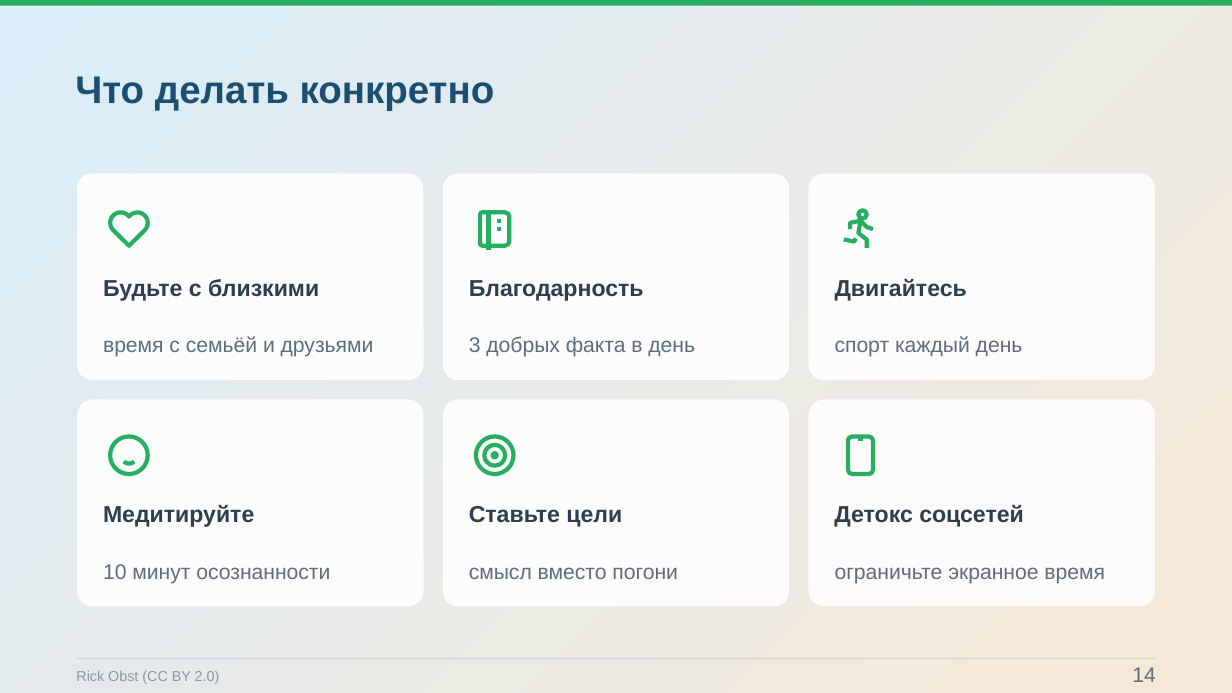
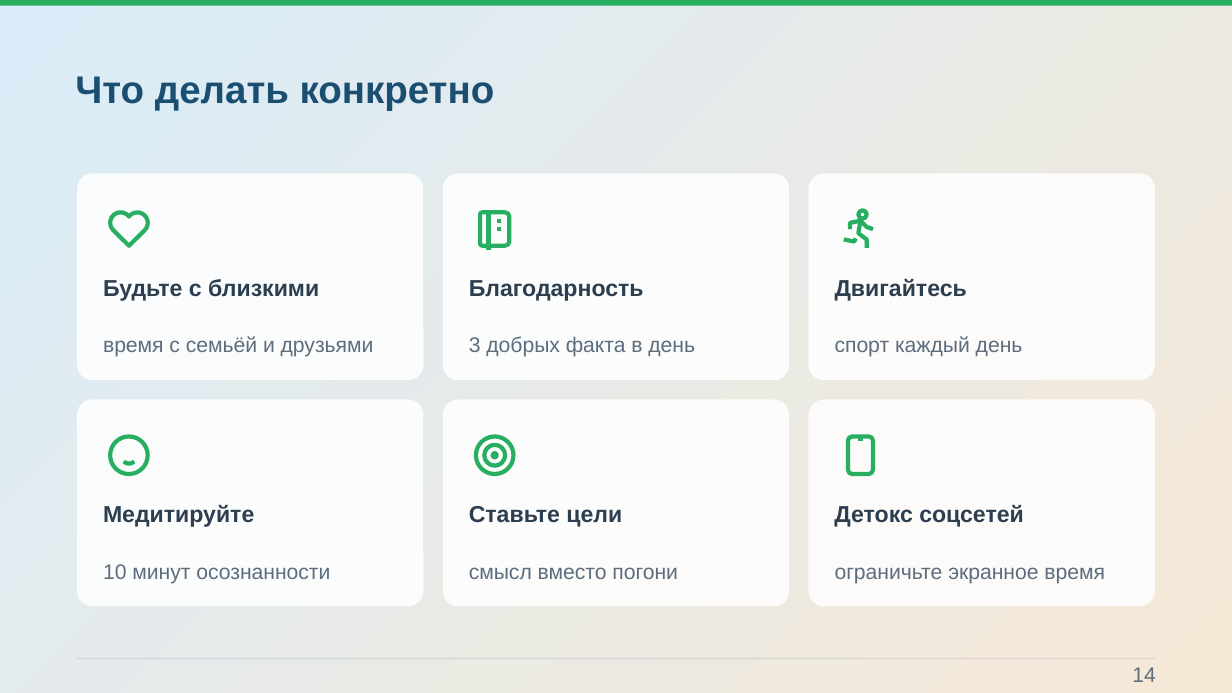
Before and after one commit to Pavel1778/Presentation-happy, a slide deck: slide 14 of Konceptsiya_schastya_static.pptx. Drawn at 1232x693 pixels with LibreOffice and Linux fonts; fonts in the diff are those of the drawing; background and template pictures are left out. Boxes give left, top, right and bottom in pixels: in the first picture for what was removed or moved away, otherwise in the second. Text is boxed around its words. In the diff, an @@ line names an element or a change of style, - is before the commit and + after.

```diff
--- a/Konceptsiya_schastya_static.pptx
+++ b/Konceptsiya_schastya_static.pptx
@@ text removed at (76, 671, 220, 684) @@
-Rick Obst (CC BY 2.0)
```
Also in this commit, not shown: 10 other slides changed, 37 other files.
